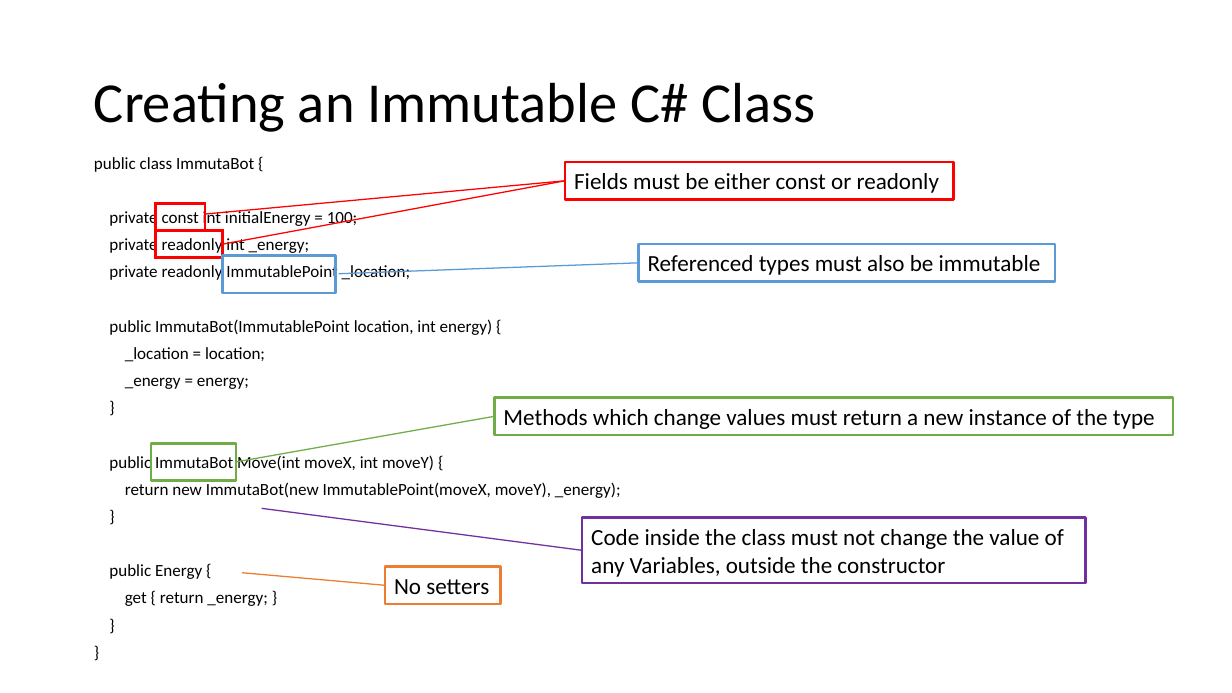
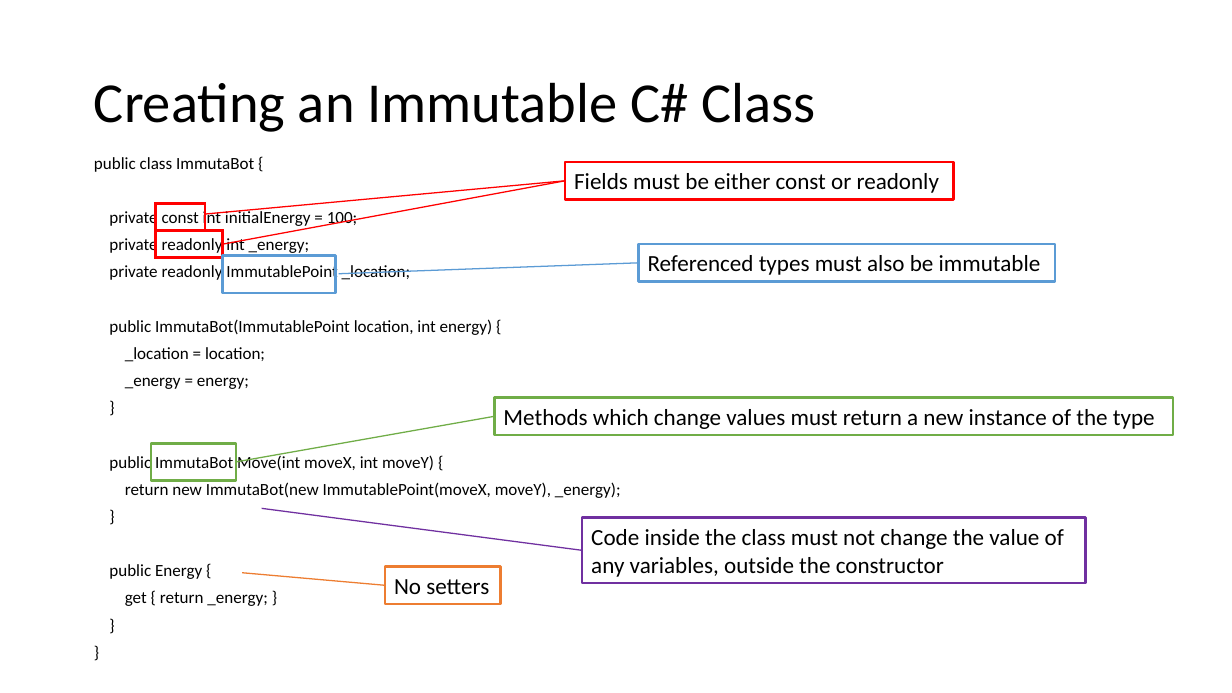
Before and after one commit to relentless/ImmutabilityDojo, a slide deck: slide 12 of Immutability Dojo.pptx (slide 7 before the commit). Drawn at 1232x693 pixels with LibreOffice and Linux fonts; fonts in the diff are those of the drawing. Boxes give left, top, right and bottom in pixels: in the first picture for what was removed or moved away, otherwise in the second. Text is boxed around its words. In the diff, an @@ line names an element or a change of style, - is before the commit and + after.

Commit message:
Updated presentation

```diff
--- a/Immutability Dojo.pptx
+++ b/Immutability Dojo.pptx
@@ text in rectangle at (591, 557, 944, 577): text changed @@
-any Variables, outside the constructor
+any variables, outside the constructor
```
Also in this commit, not shown: 3 other slides changed, 5 slides added, 1 other file.
